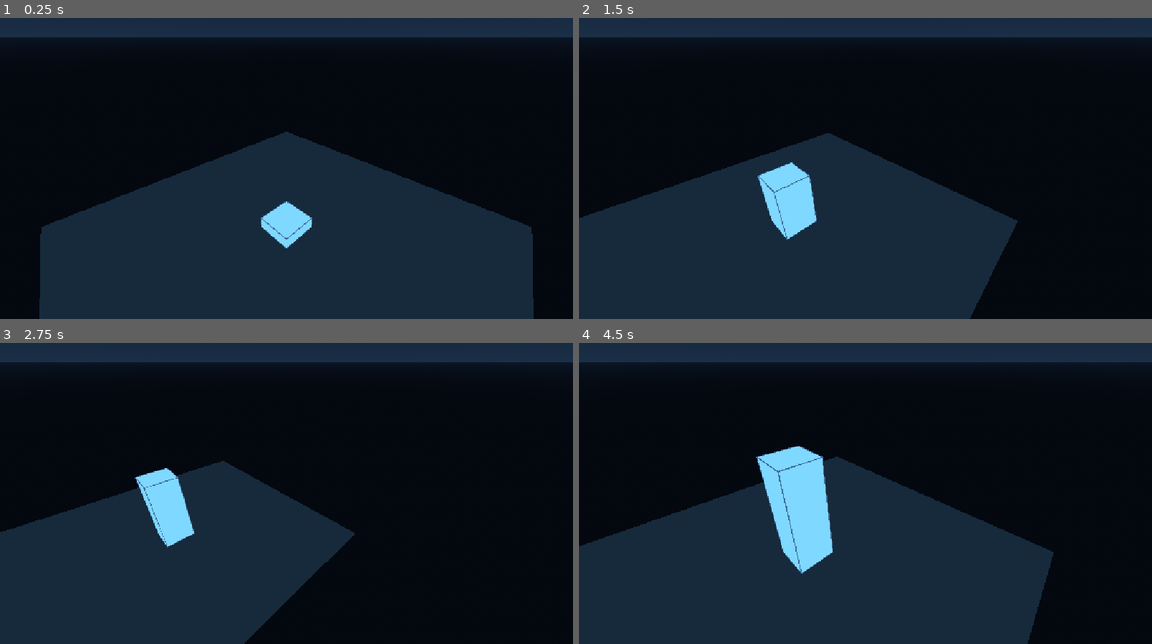
Above: before the commit, frames 1-4 (two rows, left to right).
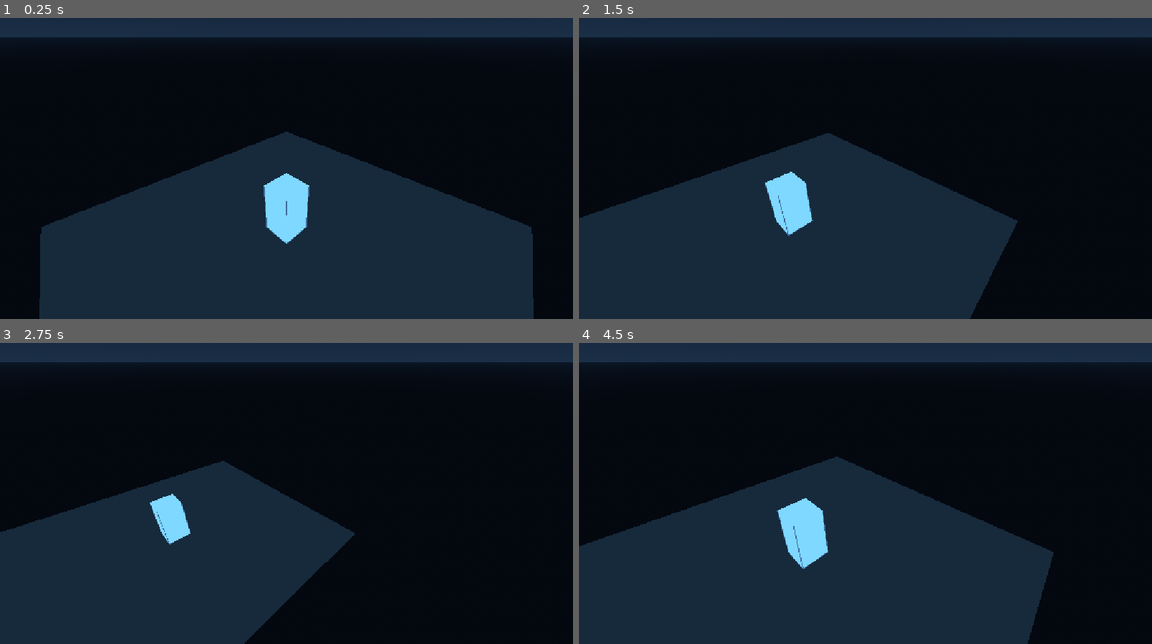
Above: after the commit, the same moments.

Repository: BakaMMGameMaker/sim-city
Game: Godot game, scene res://Scene/world.tscn
The game is run twice, just before and just after one commit, with the same random seed, the same clock (stepped at 60 frames per second) and the same inputs.
Inputs (mouse positions are in pixels of both pictures, inside the frame that each line leads up to):
- Up to frame 1 (0.25 s): no input
- Up to frame 2 (1.5 s): move the mouse to (991, 141) at 0.52 s; hold D 0.53-1.28 s; click (991, 141) at 0.67 s; move the mouse to (750, 174) at 1.27 s; hold S from 1.28 s (still down)
- Up to frame 3 (2.75 s): move the mouse to (343, 412) at 2.02 s; release S at 2.03 s; hold D from 2.03 s (still down)
- Up to frame 4 (4.5 s): move the mouse to (836, 547) at 2.77 s; release D at 2.78 s; hold W 2.78-3.53 s; click (836, 547) at 2.92 s; move the mouse to (1037, 532) at 3.52 s; hold A from 3.53 s (still down); move the mouse to (693, 436) at 4.27 s

The runs differ from the first frame. In frame 1, 1.0% of the frame differs, in the area x 45-55%, y 51-77%; in frame 2, 0.7%; in frame 3, 0.9%; in frame 4, 2.5%, in the area x 30-45%, y 34-77%.

Commit message:
Refactor Building: add footprint_size, support preview mode (full size + material swap), delay construction start until called. Keep visual size separate from occupation footprint.

Diff:
--- a/Script/Building.gd
+++ b/Script/Building.gd
@@ -1,34 +1,51 @@
 extends Node3D
-
-@export var width: float = 4.0
-@export var depth: float = 4.0
+class_name Building
+
+## 视觉尺寸（实际 mesh 大小，单位米，可浮点）
+@export var width: float = 3.2
+@export var depth: float = 3.2
 @export var height: float = 12.0
+
+## 占地面积（栅格单位，1 单位 = 1m）。用于吸附和碰撞检测，通常比视觉尺寸稍大，避免建筑物严丝合缝。
+@export var footprint_size: Vector2 = Vector2(4.0, 4.0)
+
 @export var build_time: float = 6.0
 
 @export var body_material: StandardMaterial3D
-
 @export var edge_material: StandardMaterial3D
 @export var edge_thickness: float = 0.07
 
+## 预览用材质（浅绿色 = 合法，浅红色 = 不合法）
+@export var preview_valid_body: StandardMaterial3D
+@export var preview_invalid_body: StandardMaterial3D
+@export var preview_valid_edge: StandardMaterial3D
+@export var preview_invalid_edge: StandardMaterial3D
+
 @onready var body_instance: MeshInstance3D = $Body
 @onready var edge_component: EdgeComponent = $EdgeComponent
 
 var tween: Tween
+var _is_preview: bool = false
+var _original_body_material: StandardMaterial3D
+var _original_edge_material: StandardMaterial3D
+
 
 func _ready() -> void:
 	_validate()
 	_setup_building()
-	_init_building()
-	_start_construction()
+	# 不再自动开始建造。由外部调用 start_construction() 或 enter_preview()
+
 
 func _validate() -> void:
-	assert(body_material != null, "Building 未指定材质")
-	assert(edge_material != null, "Building 未指定棱角材质")
+	assert(body_material != null, "Building 未指定 body_material")
+	assert(edge_material != null, "Building 未指定 edge_material")
 	assert(edge_component != null, "Building 缺少 EdgeComponent 组件")
+
 
 func _setup_building() -> void:
 	_setup_body()
 	_setup_edge_component()
+
 
 func _setup_body() -> void:
 	var box := BoxMesh.new()
@@ -36,10 +53,12 @@
 	body_instance.mesh = box
 	body_instance.material_override = body_material
 
+
 func _setup_edge_component() -> void:
 	edge_component.setup(edge_material, edge_thickness)
 	_register_edges()
 
+
 func _register_edges() -> void:
 	var half_x := width * 0.5
 	var half_z := depth * 0.5
@@ -48,8 +67,8 @@
 	_register_top_edges(half_x, half_z, edge_thickness)
 	_register_bottom_edges(half_x, half_z, edge_thickness)
 
+
 func _register_vertical_edges(half_x: float, half_z: float, t: float) -> void:
-
 	var updater = func(node: MeshInstance3D, state: EdgeComponent.BuildingConstructionState) -> void:
 		node.scale.y = state.scale_y_
 		node.position.y = state.top_ / 2
@@ -62,8 +81,8 @@
 				updater
 			)
 
+
 func _register_top_edges(half_x: float, half_z: float, t: float) -> void:
-
 	var updater = func(node: MeshInstance3D, state: EdgeComponent.BuildingConstructionState) -> void:
 		node.position.y = state.top_
 
@@ -71,17 +90,17 @@
 		edge_component.register_edge(
 			Vector3(width, t, t),
 			Vector3(0, 0, z),
-			updater
+				updater
 		)
 	for x in [-half_x, half_x]:
 		edge_component.register_edge(
 			Vector3(t, t, depth),
 			Vector3(x, 0, 0),
-			updater
-		)
+				updater
+		)
+
 
 func _register_bottom_edges(half_x: float, half_z: float, t: float) -> void:
-
 	var updater = func(_node: MeshInstance3D, _state: EdgeComponent.BuildingConstructionState) -> void:
 		pass
 
@@ -89,32 +108,90 @@
 		edge_component.register_edge(
 			Vector3(width, t, t),
 			Vector3(0, 0, z),
-			updater
+				updater
 		)
 	for x in [-half_x, half_x]:
 		edge_component.register_edge(
 			Vector3(t, t, depth),
 			Vector3(x, 0, 0),
-			updater
-		)
+				updater
+		)
+
+
+## ========== 预览模式 ==========
+
+## 进入预览模式：显示完整建筑物（已建造完毕的样子），并准备材质切换
+func enter_preview() -> void:
+	_is_preview = true
+	_original_body_material = body_material
+	_original_edge_material = edge_material
+	# 立即显示完整高度
+	body_instance.scale = Vector3(1, 1, 1)
+	body_instance.position.y = height / 2
+	edge_component.update(EdgeComponent.BuildingConstructionState.new(1.0, height))
+
+
+## 设置预览合法性（改变材质颜色）
+func set_preview_valid(is_valid: bool) -> void:
+	if not _is_preview:
+		return
+	if is_valid:
+		if preview_valid_body:
+			body_instance.material_override = preview_valid_body
+		if preview_valid_edge:
+			edge_component.set_material(preview_valid_edge)
+	else:
+		if preview_invalid_body:
+			body_instance.material_override = preview_invalid_body
+		if preview_invalid_edge:
+			edge_component.set_material(preview_invalid_edge)
+
+
+## 退出预览，恢复原始材质（如果之后要变成真正建造的话）
+func exit_preview() -> void:
+	_is_preview = false
+	if _original_body_material:
+		body_instance.material_override = _original_body_material
+	if _original_edge_material:
+		edge_component.set_material(_original_edge_material)
+
+
+## ========== 建造模式 ==========
+
+## 初始化为“未建造”状态（高度为 0），然后开始生长动画
+func start_construction() -> void:
+	_is_preview = false
+	# 恢复原始材质
+	body_instance.material_override = body_material
+	edge_component.set_material(edge_material)
+
+	_init_building()
+	_start_construction()
+
 
 func _init_building() -> void:
 	_init_body_instance()
 	_init_edge_component()
 
+
 func _init_body_instance() -> void:
 	body_instance.scale = Vector3(1, 0, 1)
 	body_instance.position.y = 0
 
+
 func _init_edge_component() -> void:
 	edge_component.update(EdgeComponent.BuildingConstructionState.new(0.0, 0.0))
 
+
 func _start_construction() -> void:
+	if tween and tween.is_valid():
+		tween.kill()
 	tween = create_tween()
 	tween.set_ease(Tween.EASE_OUT)
 	tween.set_trans(Tween.TRANS_CUBIC)
 	tween.tween_method(_update_construction, 0.0, 1.0, build_time)
 
+
 func _update_construction(progress: float) -> void:
 	var scale_y := progress
 	var top := progress * height
@@ -123,3 +200,14 @@
 	body_instance.position.y = top / 2
 
 	edge_component.update(EdgeComponent.BuildingConstructionState.new(scale_y, top))
+
+
+## 获取当前占地矩形（世界 XZ 平面，以自身 position 为中心）
+func get_footprint_rect() -> Rect2:
+	var half := footprint_size * 0.5
+	return Rect2(
+		global_position.x - half.x,
+		global_position.z - half.y,
+		footprint_size.x,
+		footprint_size.y
+	)
